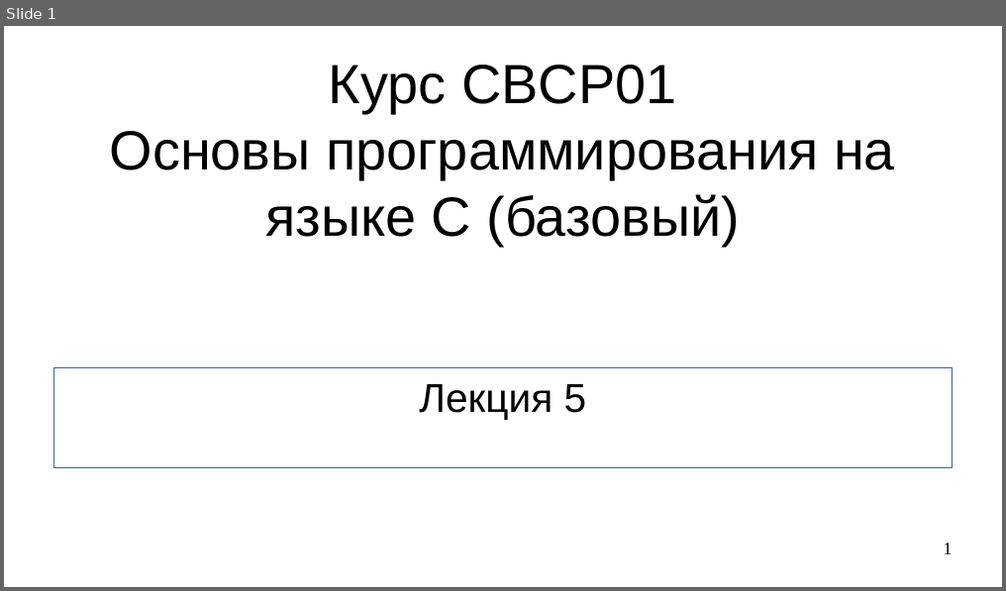
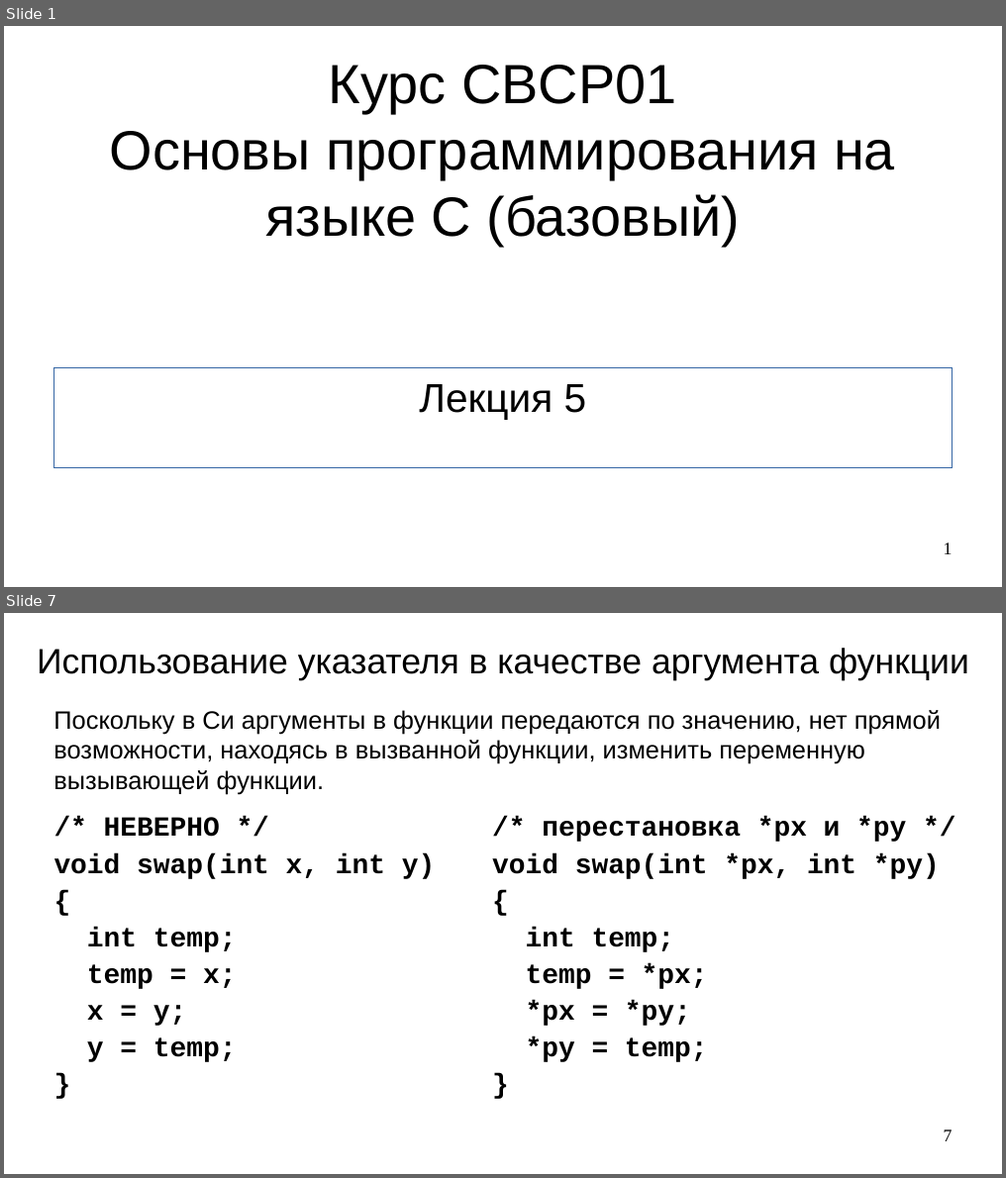
Before and after one commit to steelcraft/stud-lab, a slide deck: Лекции/CBCP01#L5.odp. Shown one above the other, each under a label of ours: slide 1 before the commit, slides 1 and 7 after it; the slides between them are not shown. The pictures are 1006x591 and 1006x1178 pixels, drawn with LibreOffice and Linux fonts; fonts in the diff are those of the drawing. Boxes give left, top, right and bottom in pixels: in the first picture for what was removed or moved away, otherwise in the second. Text is boxed around its words. In the diff, an @@ line names an element or a change of style, - is before the commit and + after.

```diff
--- a/Лекции/CBCP01#L5.odp
+++ b/Лекции/CBCP01#L5.odp
@@ slide 7 added at (4,613,1002,1174), background #FFFFFF @@
@@ title added at (37,648,969,680), 28 pt, text #000000 @@
+Использование указателя в качестве аргумента функции
@@ text added at (54,710,941,794), 20 pt, text #000000 @@
+Поскольку в Си аргументы в функции передаются по значению, нет прямой возможности, находясь в вызванной функции, изменить переменную вызывающей функции.
@@ text added at (54,817,435,1062), 22 pt, text #000000, bold @@
+/* НЕВЕРНО */
+void swap(int x, int y)
+{
+int temp;
+temp = x;
+x = y;
+y = temp;
+}
@@ text added at (492,817,940,1062), 22 pt, text #000000, bold @@
+/* перестановка *рх и *рy */
+void swap(int *px, int *py)
+{
+int temp;
+temp = *рх;
+*рх = *py;
+*рy = temp;
+}
@@ page number added at (944,1130,952,1142), 14 pt, text #000000 @@
+7
```
Also in this commit, not shown: 17 other slides added.
